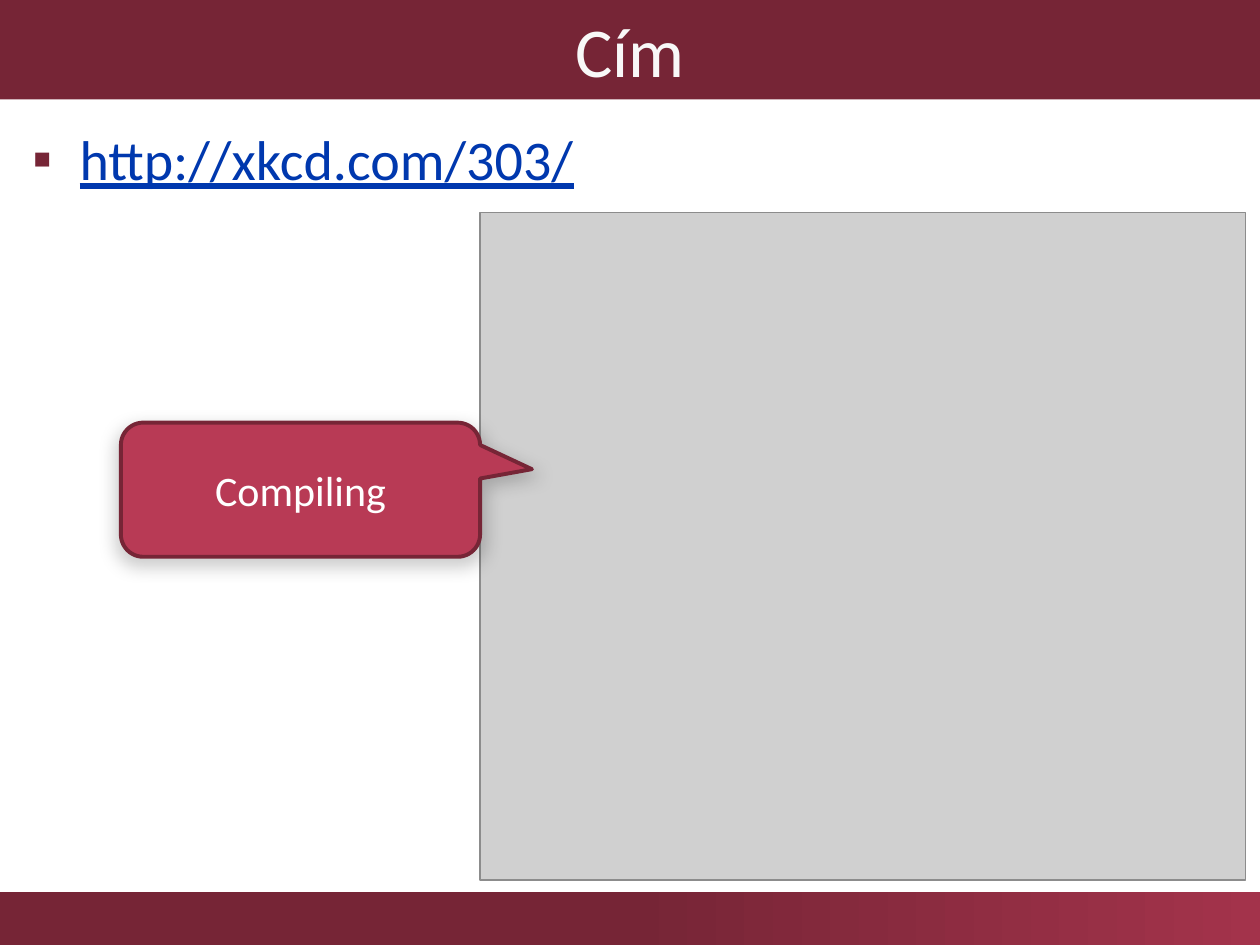
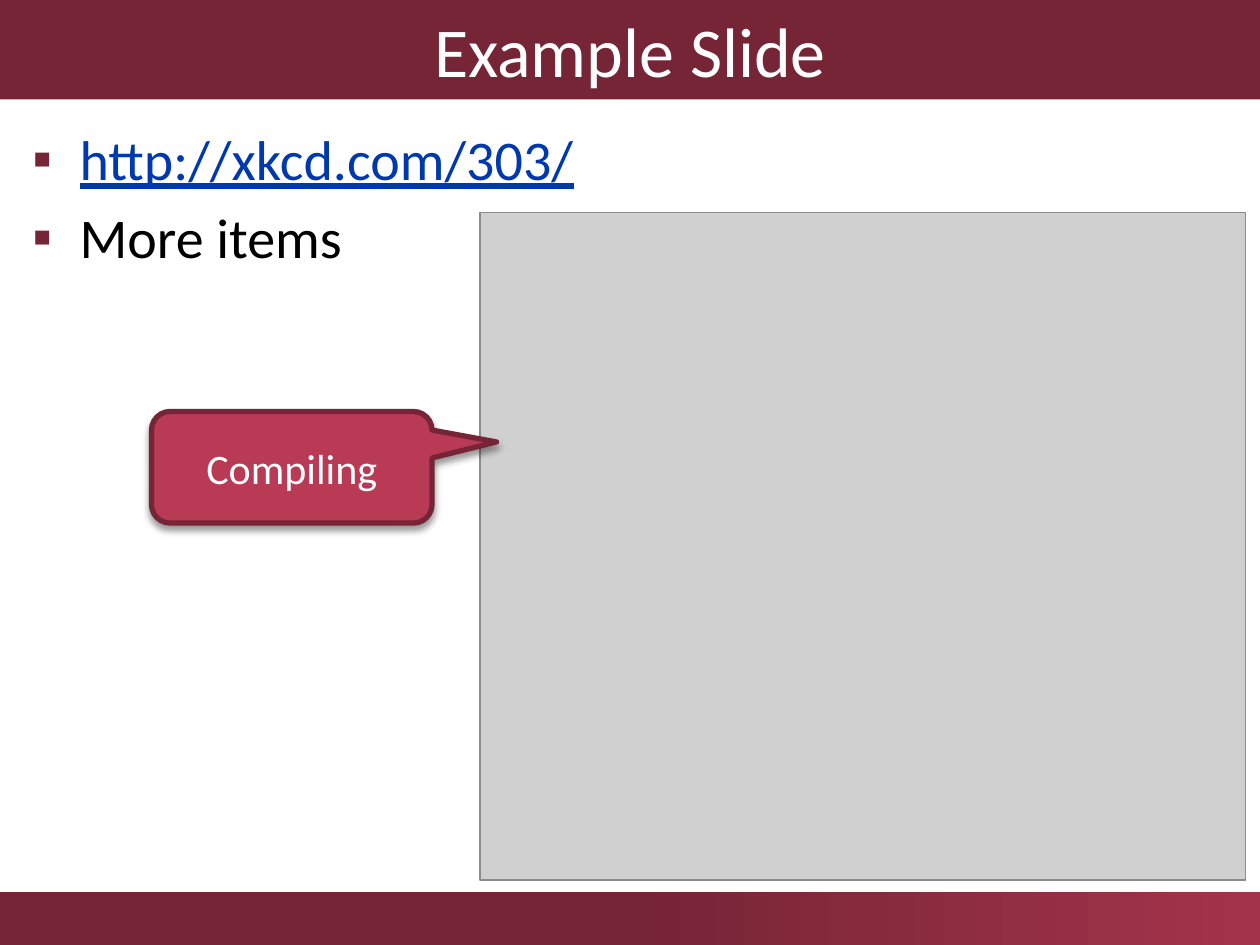
Before and after one commit to ftsrg/templates, a slide deck: slide 2 of templates/ftsrg-presentation.pptx. Drawn at 1260x945 pixels with LibreOffice and Linux fonts; fonts in the diff are those of the drawing; grey boxes stand for pictures; background and template pictures are left out. Boxes give left, top, right and bottom in pixels: in the first picture for what was removed or moved away, otherwise in the second. Text is boxed around its words. In the diff, an @@ line names an element or a change of style, - is before the commit and + after.

Commit message:
Lots of corrections in the color scheme.

```diff
--- a/templates/ftsrg-presentation.pptx
+++ b/templates/ftsrg-presentation.pptx
@@ title at bbox=[434, 28, 826, 89]: text changed; text colour #F8F8F8 to #FFFFFF @@
-Cím
+Example Slide
@@ text at bbox=[80, 219, 342, 259]: paragraph added @@
+▪ More items
@@ rounded speech box "Compiling": place and size @@
-rounded speech box "Compiling" at bbox=[121, 422, 480, 556]
+rounded speech box "Compiling" at bbox=[151, 412, 432, 524]
@@ rounded speech box "Compiling" at bbox=[151, 412, 432, 524]: outline #762536 2.25 pt to #762536 3 pt; shadow changed; proportions changed @@
```
Also in this commit, not shown: 2 other slides changed.
